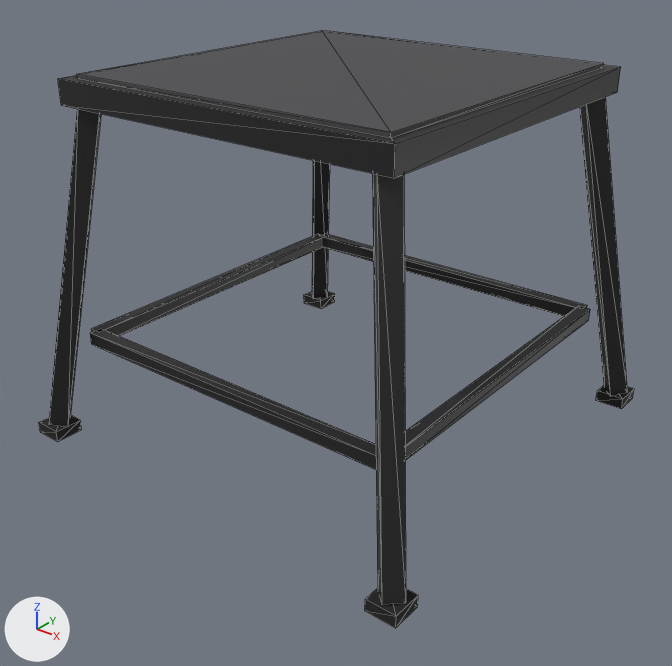
One commit to the glTF model apps/desktop/src/view3d/assets/pit/podium-stand-2ft-black.glb: the scene before it, then after it.
Before and after are seen from a 50 mm lens placed at (0.892, -1.144, 0.866), pointed at (0.021, -0.054, 0.19). The lights are fixed; the arrows at lower left show +X, +Y and +Z. The first picture is the older version. Mesh edges are drawn as thin lines. Where no turn or scale is listed for an object, it has been applied to the vertices. Vertices at exactly the same position are counted once.

In view in the first picture: 'powder-black', 'rubber', 'tread'.
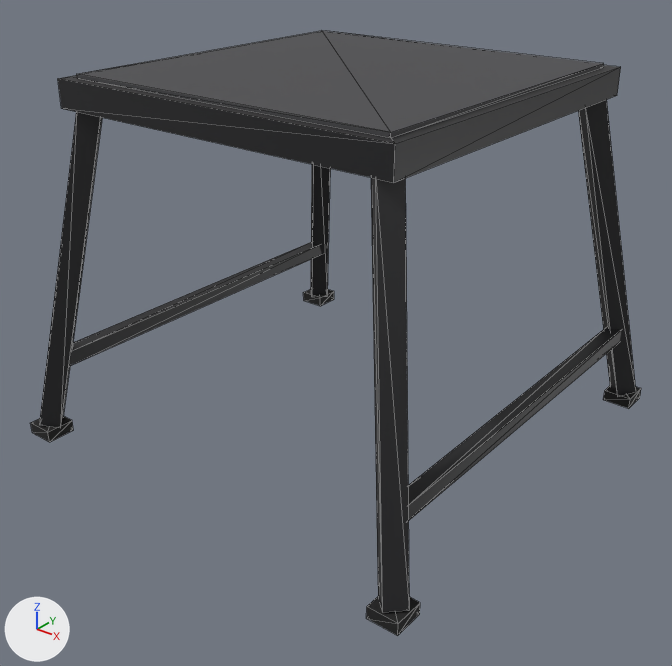
Changed parts and their boxes [x1, y1, x2, y2] in the pictures (672 x 666 px; the box of a moved part takes in the faces that stretch with it):
'powder-black', reshaped
    before: [49, 65, 627, 604]
    after: [39, 65, 636, 612]
'rubber', reshaped
    before: [39, 291, 634, 628]
    after: [31, 289, 641, 636]
part 1 of me_powder_black, added (black)
    after: [69, 242, 322, 366]
part 2 of me_powder_black, added (black)
    after: [408, 327, 621, 521]
part 3 of me_powder_black, rebuilt (23% wider)
    before: [580, 97, 627, 395]
    after: [578, 100, 636, 395]
part 4 of me_powder_black, rebuilt (21% wider)
    before: [49, 109, 101, 426]
    after: [39, 112, 102, 427]
part 5 of me_powder_black, rebuilt
    before: [312, 161, 330, 297]
    after: [311, 164, 330, 295]
part 6 of me_powder_black, rebuilt (15% wider)
    before: [373, 174, 406, 604]
    after: [371, 178, 409, 612]
part 7 of me_powder_black, deleted (black)
    before: [91, 234, 323, 336]
part 8 of me_powder_black, deleted (black)
    before: [90, 329, 376, 470]
part 9 of me_powder_black, deleted
    before: [405, 306, 590, 460]
part 10 of me_powder_black, deleted (black)
    before: [319, 234, 587, 316]
part 11 of me_powder_black, moved or reshaped
    before: [58, 67, 621, 178]
    after: [58, 67, 621, 183]

What changed in the scene script:
```text
Change me_powder_black:
    used by ob_powder_black; location = (0.0, 0.0, 0.0)
    remove me_powder_black.from_pydata(...)  # 72 vertices, 108 faces; spans x -0.377..0.377, y -0.377..0.377, z 0.017..0.604
    add me_powder_black.from_pydata(...)  # 56 vertices, 84 faces; spans x -0.389..0.389, y -0.389..0.389, z 0.016..0.604
    me_powder_black part 1: a new loose piece, a box spanning x -0.357..-0.332, y -0.345..0.345, z 0.127..0.153, in mat_powder_black (black #272729)
    me_powder_black part 2: a new loose piece, a box spanning x 0.332..0.357, y -0.345..0.345, z 0.127..0.153, in mat_powder_black (black #272729)
    me_powder_black part 3: the loose piece of 8 vertices spanning x 0.252..0.377, y 0.252..0.377, z 0.017..0.568 is rebuilt with 8 vertices and now spans x 0.25..0.389, y 0.25..0.389, z 0.016..0.564
    me_powder_black part 4: the loose piece of 8 vertices spanning x -0.377..-0.252, y -0.377..-0.252, z 0.017..0.568 is rebuilt with 8 vertices and now spans x -0.389..-0.25, y -0.389..-0.25, z 0.016..0.564
    me_powder_black part 5: the loose piece of 8 vertices spanning x -0.377..-0.252, y 0.252..0.377, z 0.017..0.568 is rebuilt with 8 vertices and now spans x -0.389..-0.25, y 0.25..0.389, z 0.016..0.564
    me_powder_black part 6: the loose piece of 8 vertices spanning x 0.252..0.377, y -0.377..-0.252, z 0.017..0.568 is rebuilt with 8 vertices and now spans x 0.25..0.389, y -0.389..-0.25, z 0.016..0.564
    me_powder_black part 7: the loose piece of 8 vertices spanning x -0.309..-0.287, y -0.298..0.298, z 0.169..0.191 is deleted
    me_powder_black part 8: the loose piece of 8 vertices spanning x -0.298..0.298, y -0.309..-0.287, z 0.169..0.191 is deleted
    me_powder_black part 9: the loose piece of 8 vertices spanning x 0.287..0.309, y -0.298..0.298, z 0.169..0.191 is deleted
    me_powder_black part 10: the loose piece of 8 vertices spanning x -0.298..0.298, y 0.287..0.309, z 0.169..0.191 is deleted
    me_powder_black part 11: 4 vertices removed from x -0.305..0.305, y -0.305..0.305, z 0.565; 4 vertices added at x -0.305..0.305, y -0.305..0.305, z 0.56
Change me_rubber:
    used by ob_rubber; location = (0.0, 0.0, 0.0)
    remove me_rubber.from_pydata(...)  # 32 vertices, 48 faces; spans x -0.38..0.38, y -0.38..0.38, z 0.0..0.02
    add me_rubber.from_pydata(...)  # 32 vertices, 48 faces; spans x -0.39..0.39, y -0.39..0.39, z 0.0..0.02
    me_rubber part 12: the whole mesh is multiplied about its middle by the matrix ((1.028, 0.0, 0.0), (0.0, 1.028, 0.0), (0.0, 0.0, 1.0))
```
